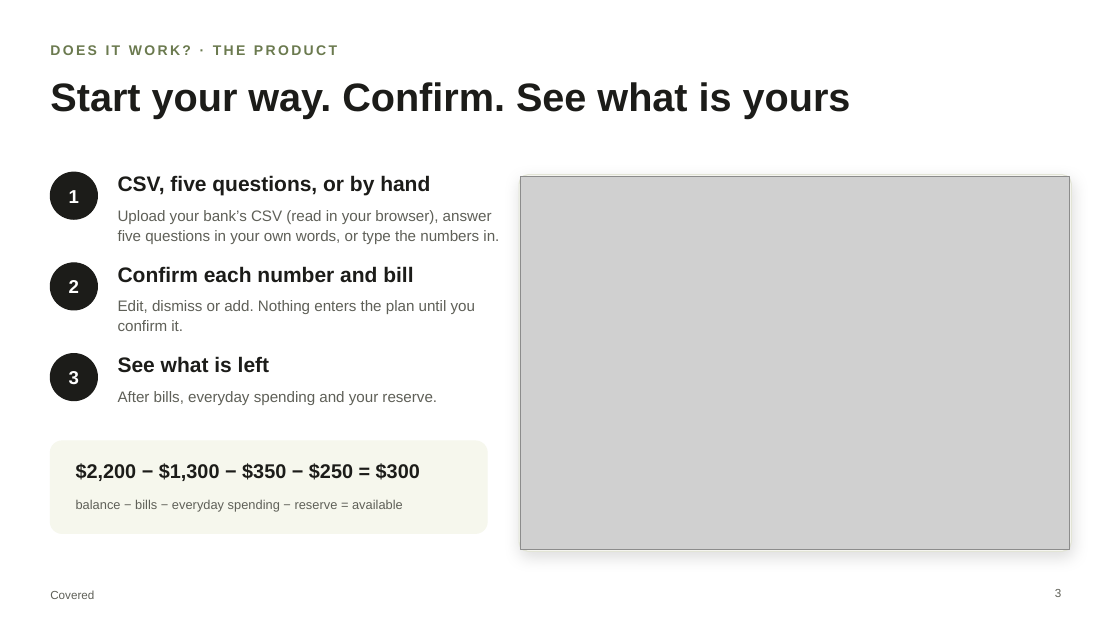
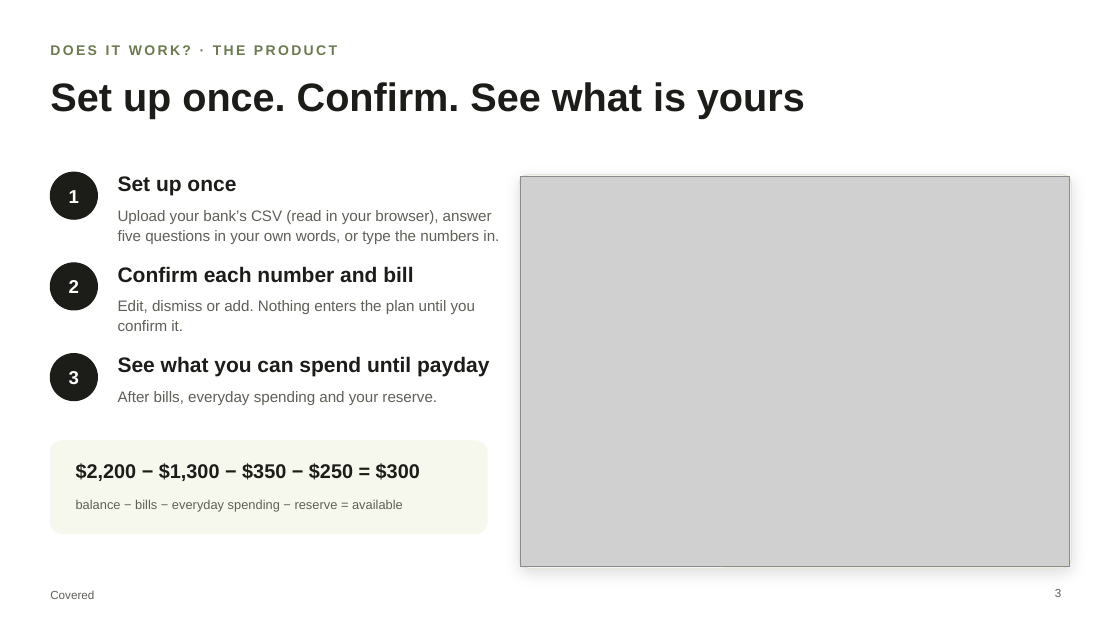
Before and after one commit to chinusoid/FractureTeam, a slide deck: slide 3 of pitch/covered-pitch.pptx. Drawn at 1120x630 pixels with LibreOffice and Linux fonts; fonts in the diff are those of the drawing; grey boxes stand for pictures. Boxes give left, top, right and bottom in pixels: in the first picture for what was removed or moved away, otherwise in the second. Text is boxed around its words. In the diff, an @@ line names an element or a change of style, - is before the commit and + after.

```diff
--- a/pitch/covered-pitch.pptx
+++ b/pitch/covered-pitch.pptx
@@ title at box(50, 82, 805, 119): text changed @@
-Start your way. Confirm. See what is yours
+Set up once. Confirm. See what is yours
@@ text at box(118, 176, 236, 196): text changed @@
-CSV, five questions, or by hand
+Set up once
@@ rounded rectangle: place and size @@
-rounded rectangle at box(519, 175, 1071, 551)
+rounded rectangle at box(519, 175, 1071, 568)
@@ rounded rectangle at box(519, 175, 1071, 568): proportions changed @@
@@ picture: place and size @@
-picture at box(521, 176, 1070, 549)
+picture at box(521, 176, 1070, 566)
@@ text at box(118, 356, 489, 377): text changed @@
-See what is left
+See what you can spend until payday
```
Also in this commit, not shown: 4 other slides changed, 1 slide added, 1 slide removed, 9 other files.
